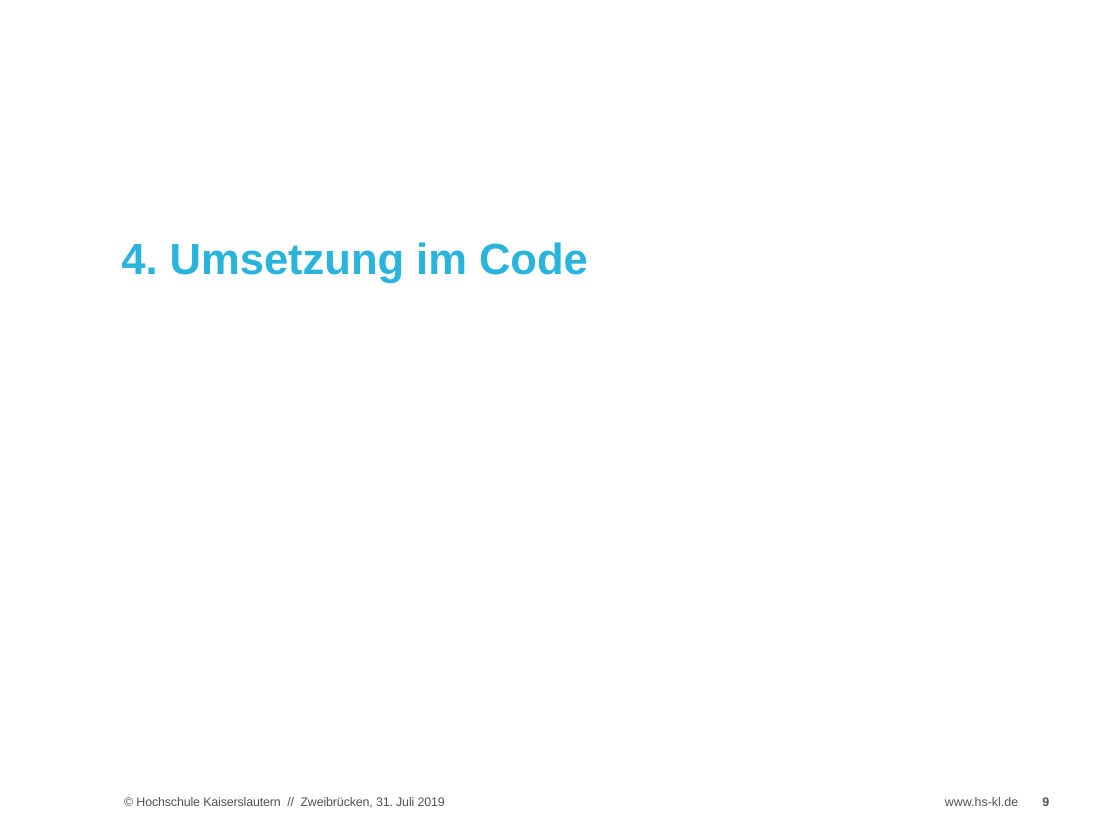
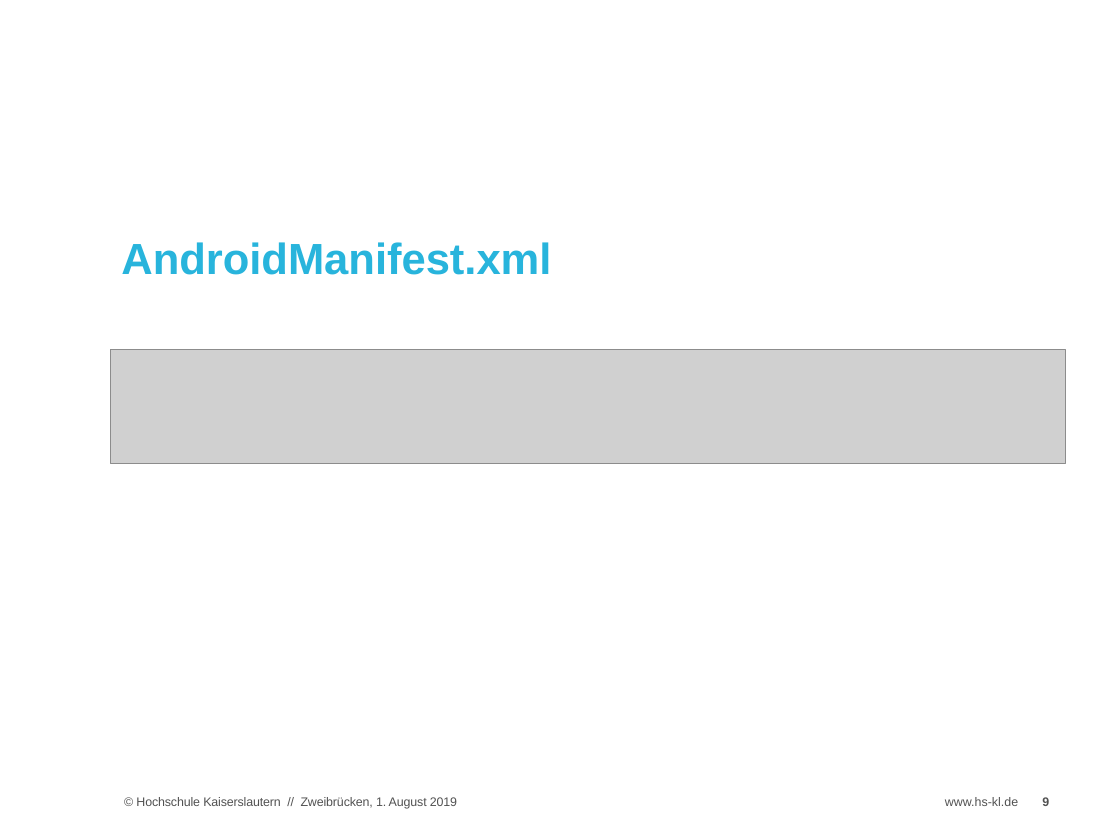
Before and after one commit to fraygeyst/Contactbook, a slide deck: slide 9 of Documentation/Presentation/Abschlusspräsentation.pptx. Drawn at 1120x840 pixels with LibreOffice and Linux fonts; fonts in the diff are those of the drawing; grey boxes stand for pictures; background and template pictures are left out. Boxes give left, top, right and bottom in pixels: in the first picture for what was removed or moved away, otherwise in the second. Text is boxed around its words. In the diff, an @@ line names an element or a change of style, - is before the commit and + after.

```diff
--- a/Documentation/Presentation/Abschlusspräsentation.pptx
+++ b/Documentation/Presentation/Abschlusspräsentation.pptx
@@ title at (121, 242, 551, 275): text changed @@
-4. Umsetzung im Code
+AndroidManifest.xml
@@ picture added at (110, 349, 1065, 463) @@
@@ text at (136, 797, 457, 809): text changed @@
-© Hochschule Kaiserslautern // Zweibrücken, 31. Juli 2019
+© Hochschule Kaiserslautern // Zweibrücken, 1. August 2019
```
Also in this commit, not shown: 16 other slides changed, 4 slides added.
